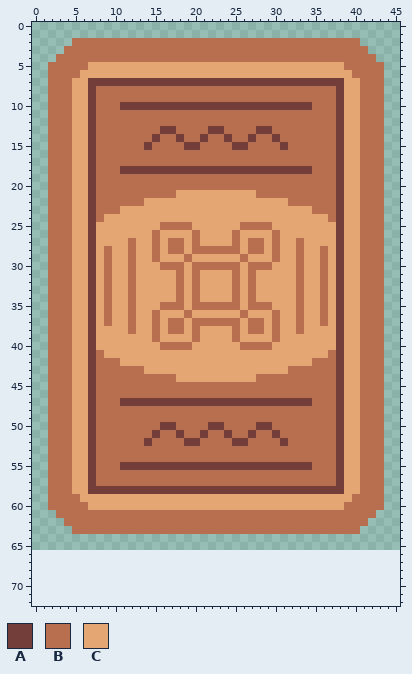
Edited in one commit: sprite sheet (dist/imgs/card_back.png). The picture above was drawn from the file before the commit.
The file is 46x66 pixels. The old version is drawn lined up with the new one, on the new canvas.
Palette (. is transparent): A #733e39  B #b86f50  C #e4a672
Pixels before (only the part around the change), first column x 0:
47 ..BBBCCABBBAAAAAAAAAAAAAAAAAAAAAAAABBBACCBBB..
48 ..BBBCCABBBBBBBBBBBBBBBBBBBBBBBBBBBBBBACCBBB..
49 ..BBBCCABBBBBBBBBBBBBBBBBBBBBBBBBBBBBBACCBBB..
50 ..BBBCCABBBBBBBBAABBBBAABBBBAABBBBBBBBACCBBB..
51 ..BBBCCABBBBBBBABBABBABBABBABBABBBBBBBACCBBB..
52 ..BBBCCABBBBBBABBBBAABBBBAABBBBABBBBBBACCBBB..
53 ..BBBCCABBBBBBBBBBBBBBBBBBBBBBBBBBBBBBACCBBB..
54 ..BBBCCABBBBBBBBBBBBBBBBBBBBBBBBBBBBBBACCBBB..
55 ..BBBCCABBBAAAAAAAAAAAAAAAAAAAAAAAABBBACCBBB..
56 ..BBBCCABBBBBBBBBBBBBBBBBBBBBBBBBBBBBBACCBBB..
57 ..BBBCCABBBBBBBBBBBBBBBBBBBBBBBBBBBBBBACCBBB..
58 ..BBBCCAAAAAAAAAAAAAAAAAAAAAAAAAAAAAAAACCBBB..
59 ..BBBBCCCCCCCCCCCCCCCCCCCCCCCCCCCCCCCCCCBBBB..
60 ..BBBBBCCCCCCCCCCCCCCCCCCCCCCCCCCCCCCCCBBBBB..
61 ...BBBBBBBBBBBBBBBBBBBBBBBBBBBBBBBBBBBBBBBB...
62 ....BBBBBBBBBBBBBBBBBBBBBBBBBBBBBBBBBBBBBB....
63 .....BBBBBBBBBBBBBBBBBBBBBBBBBBBBBBBBBBBB.....
64 ..............................................
65 ..............................................
66 ..............................................
67 ..............................................
68 ..............................................
69 ..............................................
70 ..............................................
71 ..............................................
72 ..............................................
The same view after the edit:
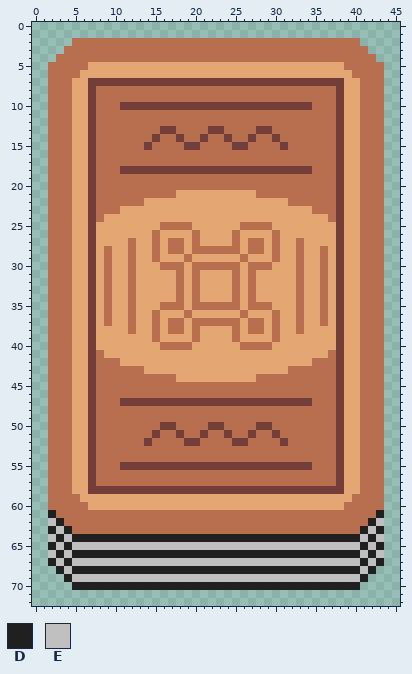
Colours new in this view: D #202020  E #c0c0c0
The edit:
{"change": "canvas 46x66 -> 46x73"}
{"y":61,"x":2,"old":".","new":"D"}
{"y":61,"x":43,"old":".","new":"D"}
{"y":62,"x":2,"old":"..","new":"ED"}
{"y":62,"x":42,"old":"..","new":"DE"}
{"y":63,"x":2,"old":"...","new":"DED"}
{"y":63,"x":41,"old":"...","new":"DED"}
{"y":64,"x":2,"old":"..........................................","new":"EDEDDDDDDDDDDDDDDDDDDDDDDDDDDDDDDDDDDDDEDE"}
{"y":65,"x":2,"old":"..........................................","new":"DEDEEEEEEEEEEEEEEEEEEEEEEEEEEEEEEEEEEEEDED"}
{"y":66,"x":2,"old":"..........................................","new":"EDEDDDDDDDDDDDDDDDDDDDDDDDDDDDDDDDDDDDDEDE"}
{"y":67,"x":2,"old":"..........................................","new":"DEDEEEEEEEEEEEEEEEEEEEEEEEEEEEEEEEEEEEEDED"}
{"y":68,"x":3,"old":"........................................","new":"DEDDDDDDDDDDDDDDDDDDDDDDDDDDDDDDDDDDDDED"}
{"y":69,"x":4,"old":"......................................","new":"DEEEEEEEEEEEEEEEEEEEEEEEEEEEEEEEEEEEED"}
{"y":70,"x":5,"old":"....................................","new":"DDDDDDDDDDDDDDDDDDDDDDDDDDDDDDDDDDDD"}
